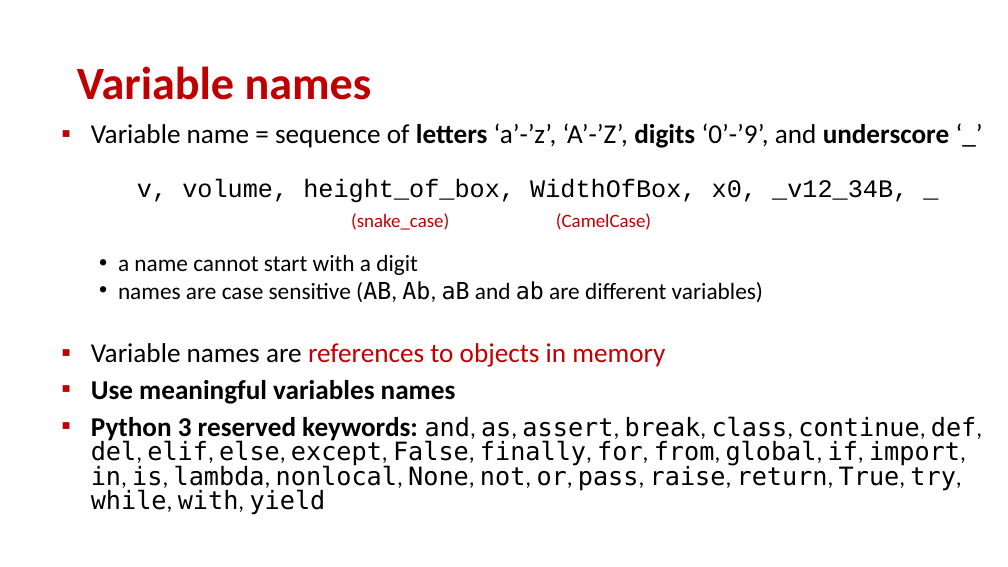
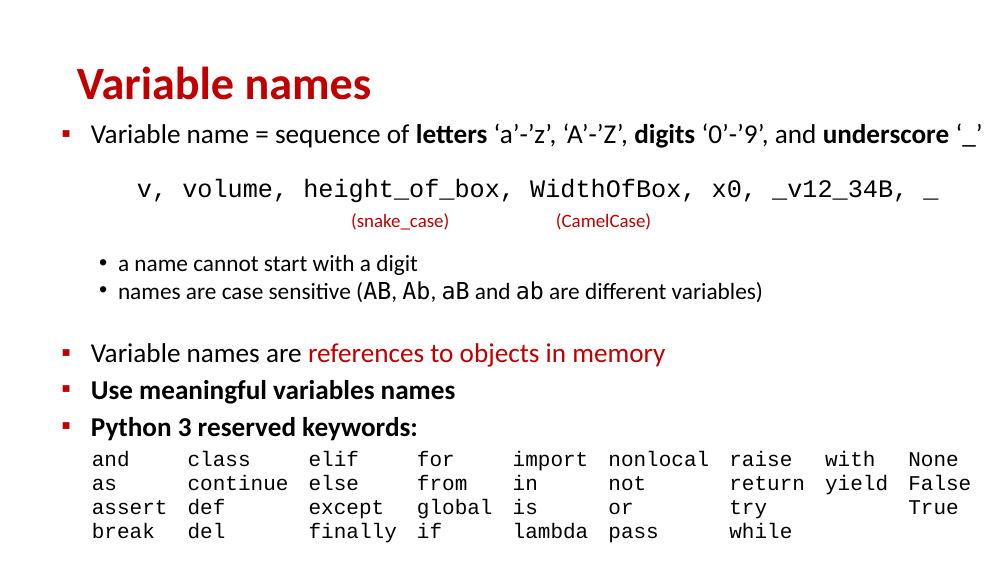
Before and after one commit to gsbrodal/gsbrodal.github.io, a slide deck: slide 4 of ipsa/slides/basics.pptx. Drawn at 1008x567 pixels with LibreOffice and Linux fonts; fonts in the diff are those of the drawing. Boxes give left, top, right and bottom in pixels: in the first picture for what was removed or moved away, otherwise in the second. Text is boxed around its words. In the diff, an @@ line names an element or a change of style, - is before the commit and + after.

```diff
--- a/ipsa/slides/basics.pptx
+++ b/ipsa/slides/basics.pptx
@@ text at (x1=91, y1=417, x2=418, y2=441): text changed; size 24.1 to 25.9 pt; font DejaVu Sans Mono to Calibri; bold on @@
-▪ Python 3 reserved keywords: and, as, assert, break, class, continue, def, del, elif, else, except, False, finally, for, from, global, if, import, in, is, lambda, nonlocal, None, not, or, pass, raise, return, True, try, while, with, yield
+▪ Python 3 reserved keywords:
@@ table added at (x1=88, y1=445, x2=989, y2=554), 1 rows, 9 columns @@
+and / as / assert / break | class continue / def / del | elif / else / except / finally | for / from / global / if | import / in / is / lambda | nonlocal / not / or / pass | raise / return / try / while | with / yield | None / False / True
```
Also in this commit, not shown: 3 other slides changed, 5 other files.
